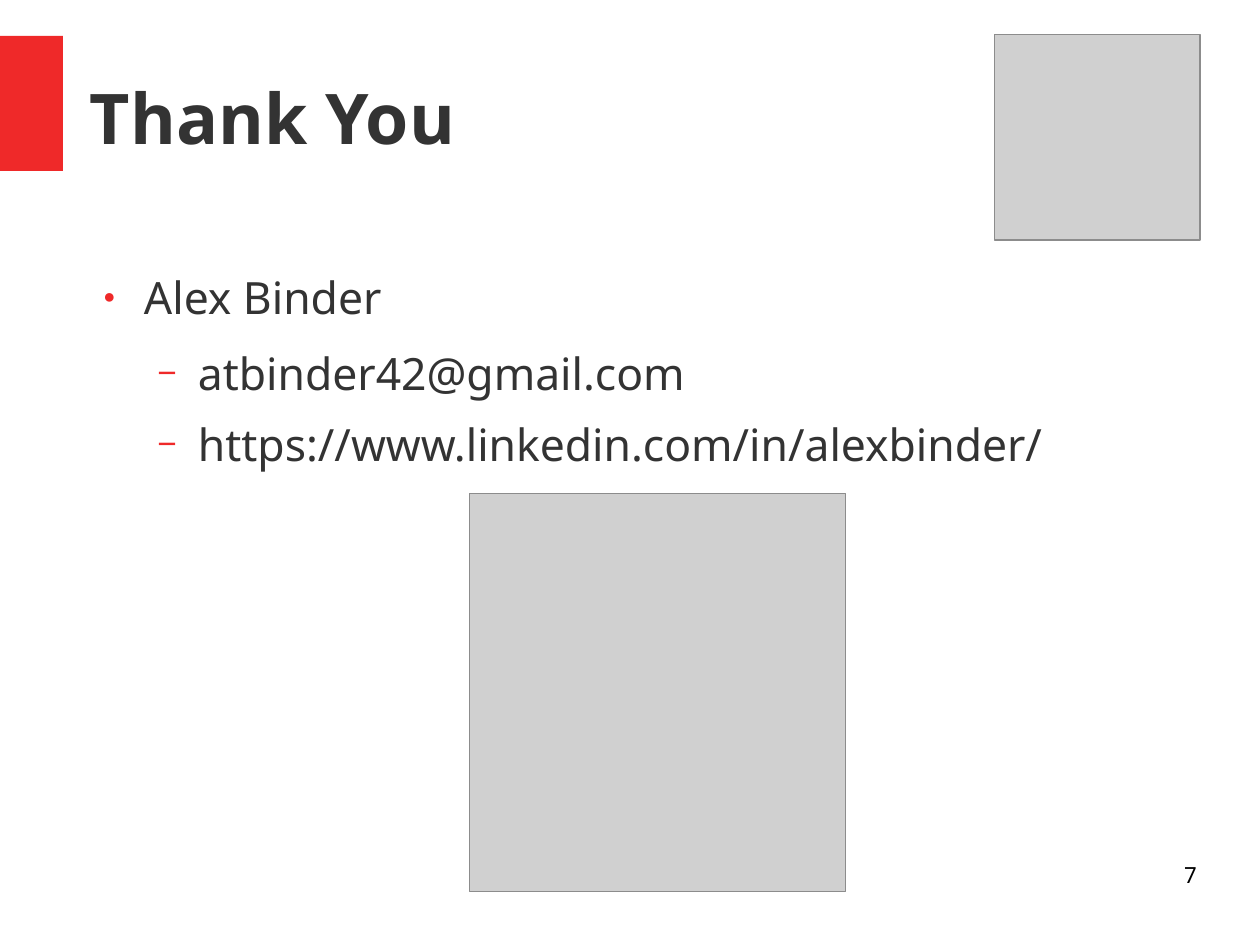
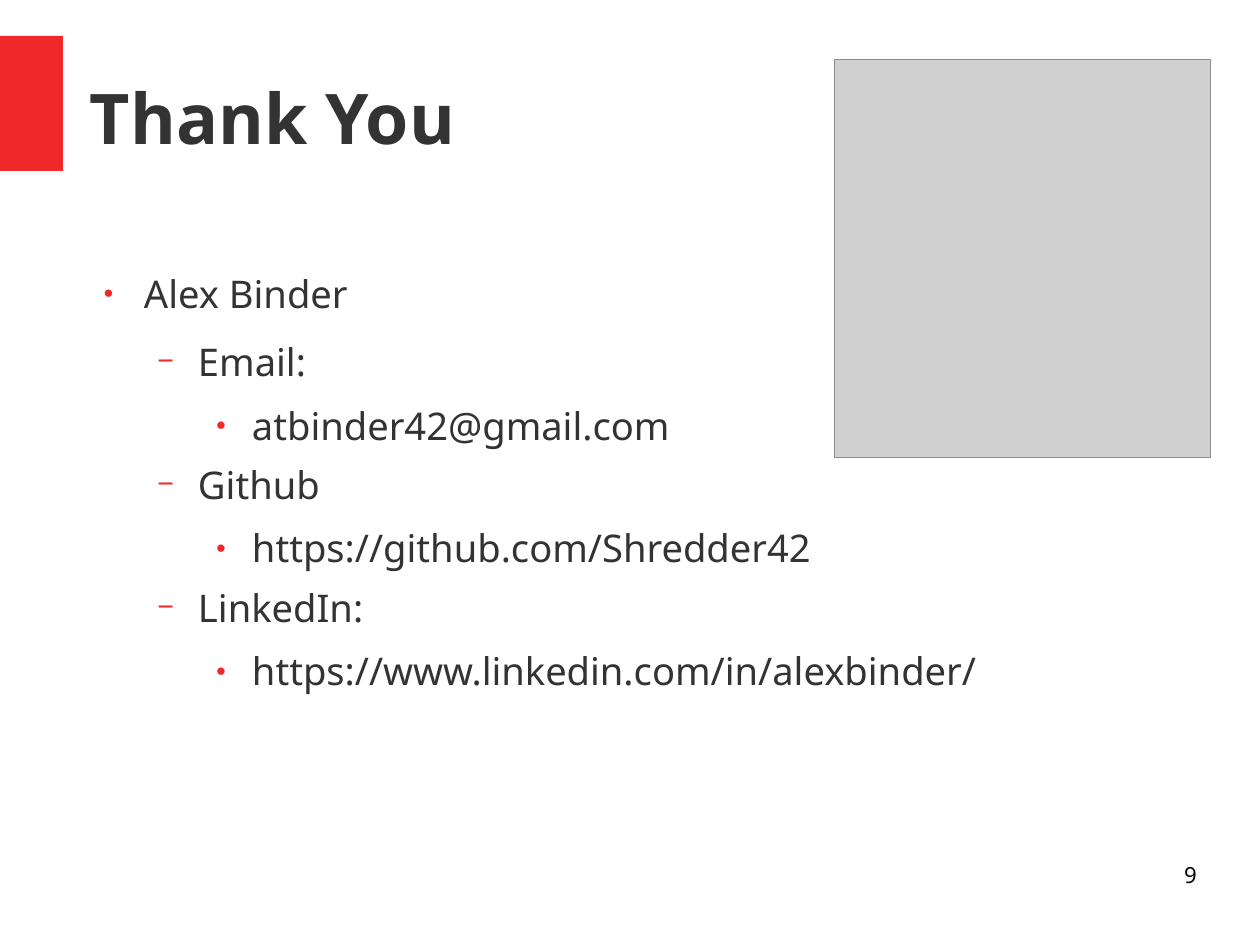
Before and after one commit to Shredder42/must_read_books, a slide deck: slide 9 of presentation.odp (slide 7 before the commit). Drawn at 1260x945 pixels with LibreOffice and Linux fonts; fonts in the diff are those of the drawing; grey boxes stand for pictures. Boxes give left, top, right and bottom in pixels: in the first picture for what was removed or moved away, otherwise in the second. Text is boxed around its words. In the diff, an @@ line names an element or a change of style, - is before the commit and + after.

```diff
--- a/presentation.odp
+++ b/presentation.odp
@@ picture: place and size @@
-picture at box(995, 34, 1201, 240)
+picture at box(835, 59, 1211, 457)
@@ text at box(144, 279, 976, 694): size 28 to 24 pt in "Alex Binder", "atbinder42@gmail.com", "https://www.linkedin.com/in/alexbinder/"; bullet − to ●; list level 2 to 3 in "atbinder42@gmail.com"; list level 2 to 3 in "https://www.linkedin.com/in/alexbinder/" @@
@@ text at box(198, 347, 306, 377): paragraph added @@
+  − Email:
@@ picture removed at box(470, 494, 846, 892) @@
@@ text at box(198, 533, 811, 623): paragraphs added @@
+  − Github
+    ● https://github.com/Shredder42
+  − LinkedIn:
@@ page number at box(1184, 867, 1197, 884): text changed @@
-7
+9
```
Also in this commit, not shown: 3 other slides changed, 4 slides added, 2 slides removed, 13 other files.
